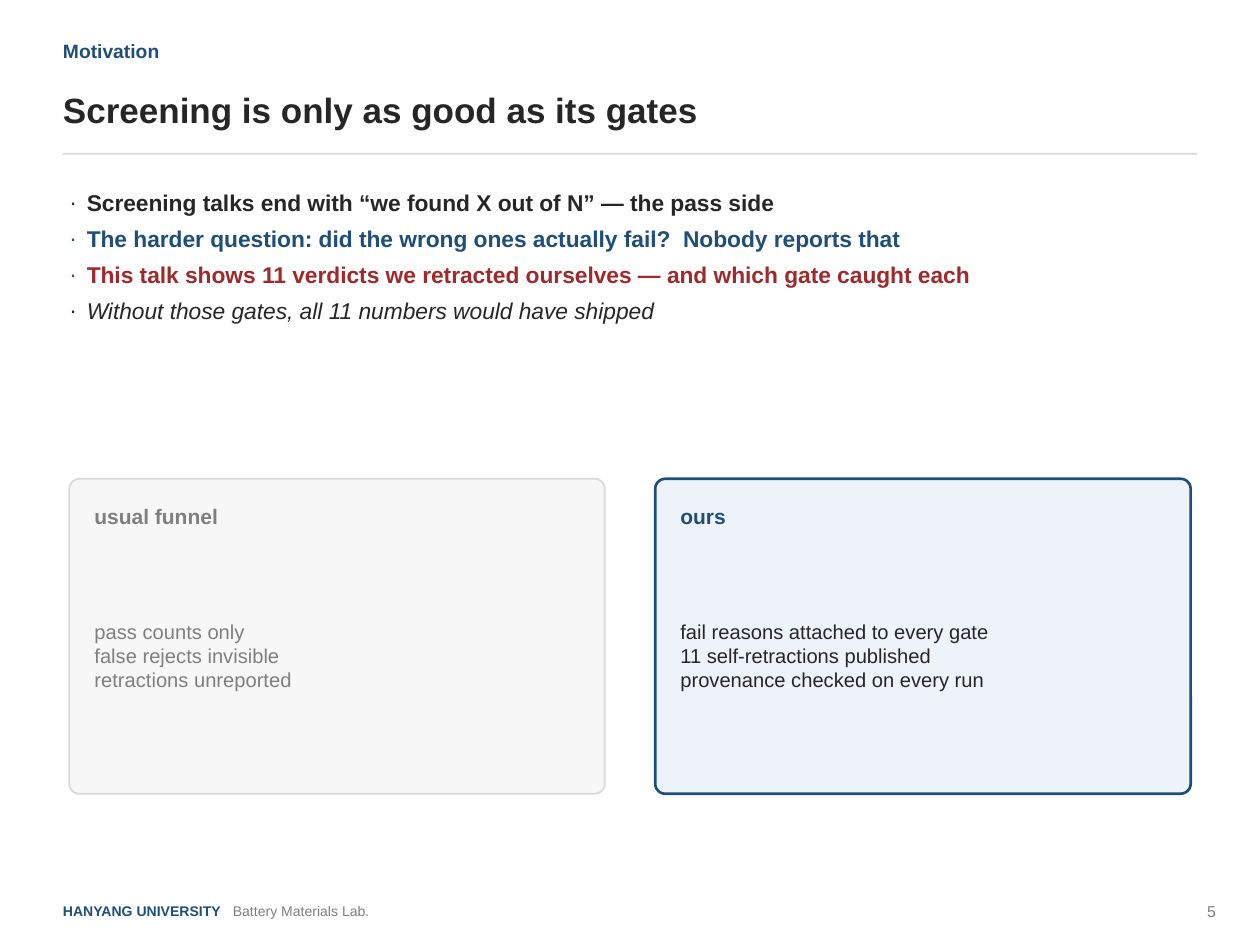
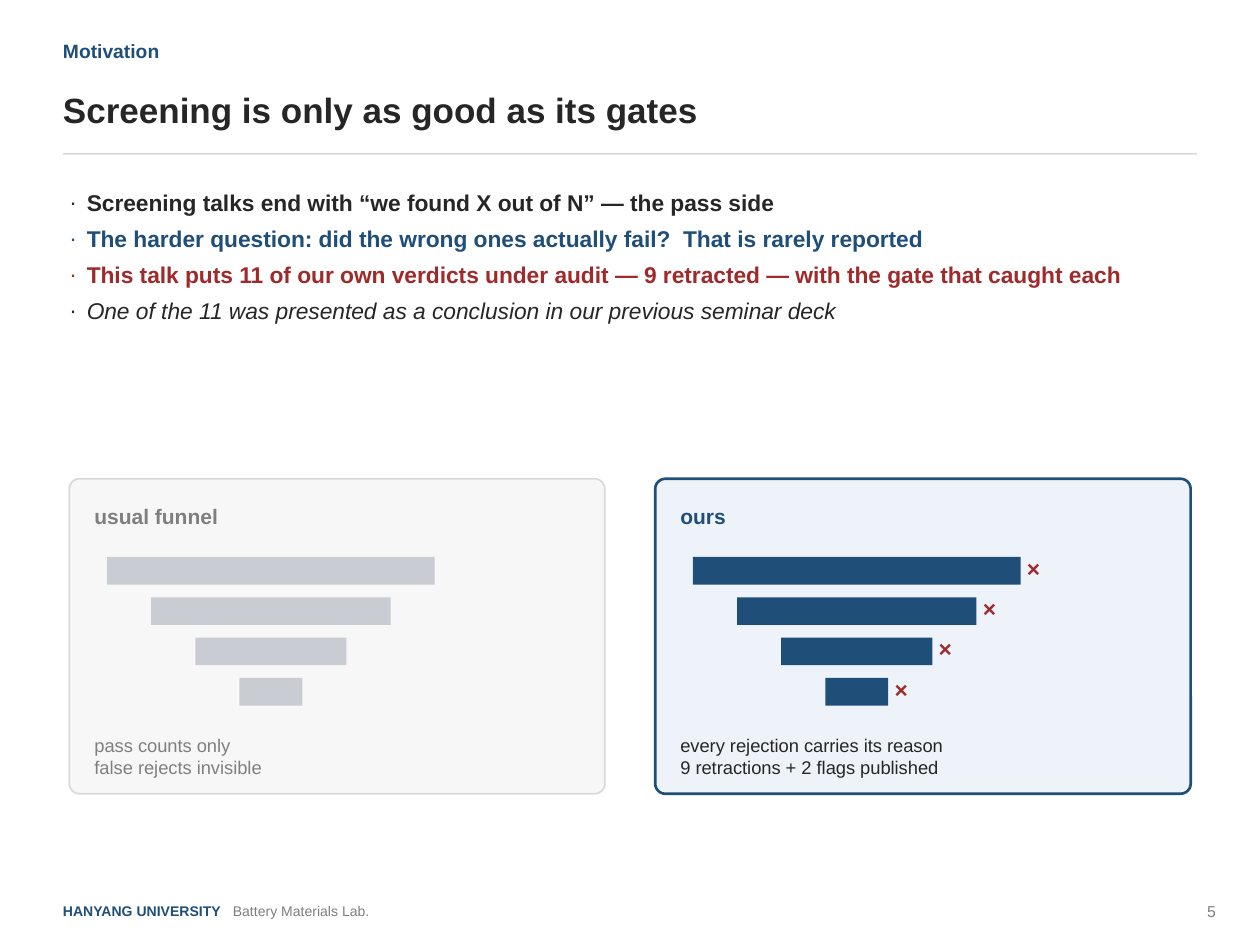
Before and after one commit to yonghoon7153-source/Yonghoon-DEM-DFT, a slide deck: slide 5 of kb/seminars/Research_Seminar_2026_08_v3.pptx. Drawn at 1260x945 pixels with LibreOffice and Linux fonts; fonts in the diff are those of the drawing. Boxes give left, top, right and bottom in pixels: in the first picture for what was removed or moved away, otherwise in the second. Text is boxed around its words. In the diff, an @@ line names an element or a change of style, - is before the commit and + after.

```diff
--- a/kb/seminars/Research_Seminar_2026_08_v3.pptx
+++ b/kb/seminars/Research_Seminar_2026_08_v3.pptx
@@ text at box(87, 230, 1121, 324): text changed @@
-· The harder question: did the wrong ones actually fail? Nobody reports that
-· This talk shows 11 verdicts we retracted ourselves — and which gate caught each
-· Without those gates, all 11 numbers would have shipped
+· The harder question: did the wrong ones actually fail? That is rarely reported
+· This talk puts 11 of our own verdicts under audit — 9 retracted — with the gate that caught each
+· One of the 11 was presented as a conclusion in our previous seminar deck
@@ rectangle added at box(107, 557, 435, 585), fill #C9CDD3 @@
@@ rectangle added at box(693, 557, 1021, 585), fill #1F4E79 @@
@@ text added at box(1027, 549, 1065, 587), 13 pt, text #9E2A2B, bold @@
+×
@@ rectangle added at box(151, 597, 391, 625), fill #C9CDD3 @@
@@ rectangle added at box(737, 597, 976, 625), fill #1F4E79 @@
@@ text added at box(983, 590, 1021, 627), 13 pt, text #9E2A2B, bold @@
+×
@@ text removed at box(680, 624, 988, 691) @@
-fail reasons attached to every gate
-11 self-retractions published
-provenance checked on every run
@@ rectangle added at box(195, 638, 346, 665), fill #C9CDD3 @@
@@ rectangle added at box(781, 638, 932, 665), fill #1F4E79 @@
@@ text added at box(939, 630, 976, 668), 13 pt, text #9E2A2B, bold @@
+×
@@ text at box(94, 672, 291, 691): paragraph removed @@
-retractions unreported
@@ rectangle added at box(239, 678, 302, 706), fill #C9CDD3 @@
@@ rectangle added at box(825, 678, 888, 706), fill #1F4E79 @@
@@ text added at box(895, 670, 932, 708), 13 pt, text #9E2A2B, bold @@
+×
@@ text "pass counts only": place and size @@
-text "pass counts only" at box(94, 624, 291, 691)
+text "pass counts only" at box(94, 739, 262, 778)
@@ text "pass counts only" at box(94, 739, 262, 778): size 11.5 to 10.5 pt @@
@@ text added at box(680, 738, 943, 778), 10.5 pt, text #262626 @@
+every rejection carries its reason
+9 retractions + 2 flags published
```
Also in this commit, not shown: 34 other slides changed, 1 slide added, 1 other file.
